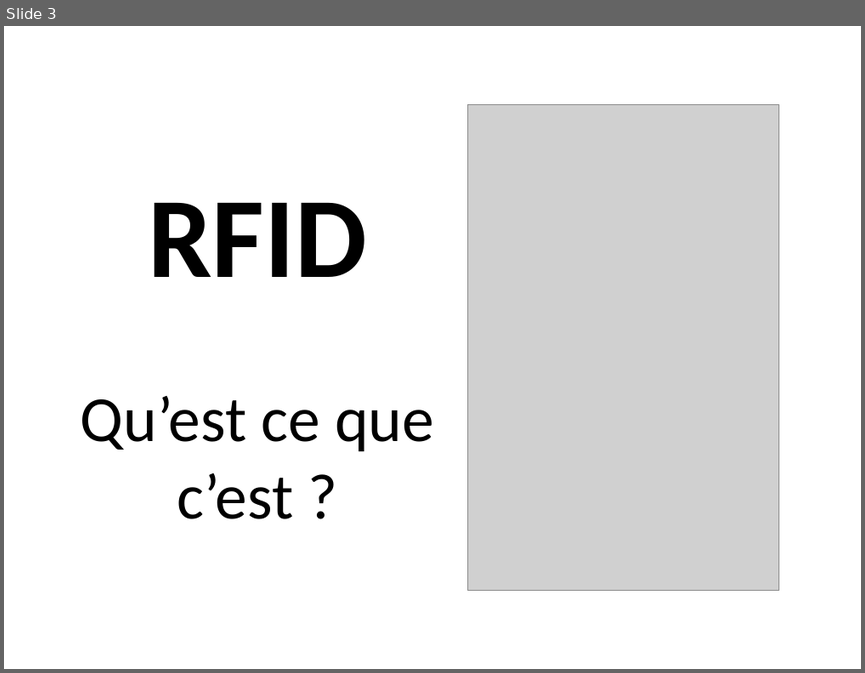
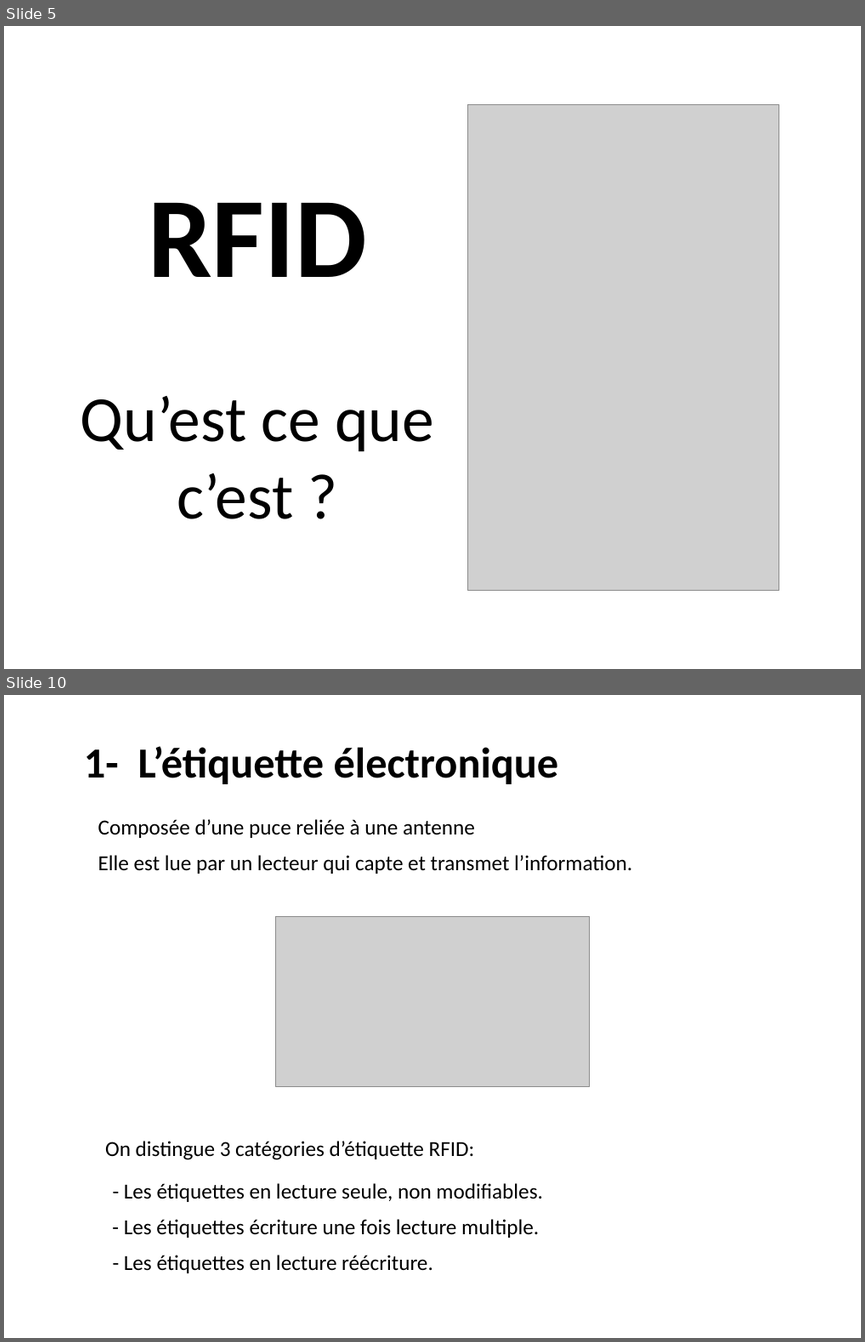
Before and after one commit to adeiry/RFID, a slide deck: RFID.pptx. Shown one above the other, each under a label of ours: slide 3 before the commit, slides 5 and 10 after it; the slides between them are not shown. The pictures are 865x673 and 865x1342 pixels, drawn with LibreOffice and Linux fonts; fonts in the diff are those of the drawing; grey boxes stand for pictures. Boxes give left, top, right and bottom in pixels: in the first picture for what was removed or moved away, otherwise in the second. Text is boxed around its words. In the diff, an @@ line names an element or a change of style, - is before the commit and + after.

```diff
--- a/RFID.pptx
+++ b/RFID.pptx
@@ slide 10 added at bbox=[4, 695, 861, 1338], background #FFFFFF @@
@@ text added at bbox=[84, 746, 559, 784], 36 pt, text #000000, bold @@
+1- L’étiquette électronique
@@ text added at bbox=[98, 819, 475, 838], 18 pt, text #000000 @@
+Composée d’une puce reliée à une antenne
@@ text added at bbox=[98, 855, 632, 873], 18 pt, text #000000 @@
+Elle est lue par un lecteur qui capte et transmet l’information.
@@ picture added at bbox=[276, 916, 590, 1086] @@
@@ text added at bbox=[105, 1140, 475, 1160], 18 pt, text #000000 @@
+On distingue 3 catégories d’étiquette RFID:
@@ text added at bbox=[124, 1183, 542, 1202], 18 pt, text #000000 @@
+- Les étiquettes en lecture seule, non modifiables.
@@ text added at bbox=[124, 1219, 539, 1237], 18 pt, text #000000 @@
+- Les étiquettes écriture une fois lecture multiple.
@@ text added at bbox=[124, 1254, 433, 1273], 18 pt, text #000000 @@
+- Les étiquettes en lecture réécriture.
@@ what was slide 3 is now slide 5 @@
```
Also in this commit, not shown: 1 slide changed, 8 other slides added, 1 slide removed.
